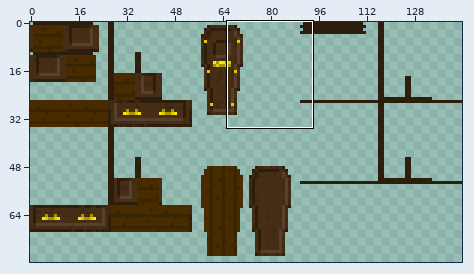
Sprite sheet, stored at src/main/resources/assets/ancientwarfare/textures/model/structure/coffin_6.png. The picture above shows the old version from afar; the outline marks the close-up.
Close-up. Before:
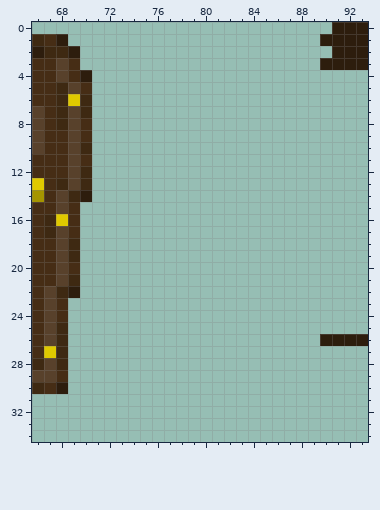
The file is 144x80 pixels. Colours within 5 levels of each other are drawn and written as one. Shown: x 66..93, y 0..34.
Now the later version:
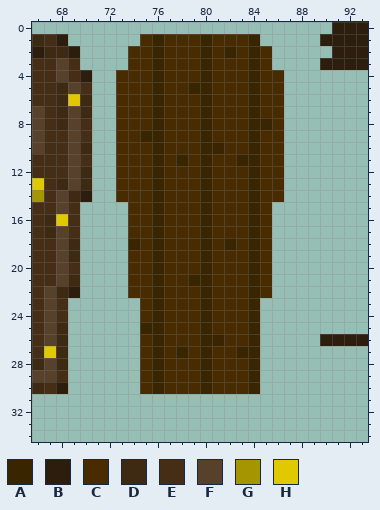
Palette (. is transparent): A #392600  B #2d1d0d  C #482c00  D #3e2912  E #462d15  F #58412b  G #a59500  H #e0c900
Message: Added opening to the coffins and fixed saving/loading
What changed:
@@ x 71..88 @@
  0 ..................
- 1 ..................
- 2 ..................
- 3 ..................
- 4 ..................
- 5 ..................
- 6 ..................
- 7 ..................
- 8 ..................
- 9 ..................
-10 ..................
-11 ..................
-12 ..................
-13 ..................
-14 ..................
-15 ..................
-16 ..................
-17 ..................
-18 ..................
-19 ..................
-20 ..................
-21 ..................
-22 ..................
-23 ..................
-24 ..................
-25 ..................
-26 ..................
-27 ..................
-28 ..................
-29 ..................
-30 ..................
+ 1 ....CACCCACCCA....
+ 2 ...CCACCCACACAC...
+ 3 ...CCACCCACCCAC...
+ 4 ..CCCACCCACCCACC..
+ 5 ..CCCACCAACCCACC..
+ 6 ..CCCACCCACCCACC..
+ 7 ..CCCACCCACCCACC..
+ 8 ..CCCACCCACCCAAC..
+ 9 ..CCAACCCACCCACC..
+10 ..CCCACCCAACCACC..
+11 ..CCCACACACCAACC..
+12 ..CCCACCCACCCACC..
+13 ..CCCACCCACCCACC..
+14 ..CCCACCCACCCACC..
+15 ...CCACCCACCCAC...
+16 ...CCACCCACCCAC...
+17 ...CCACCCACCCAC...
+18 ...ACACCCACACAC...
+19 ...CCACCCACCCAC...
+20 ...CCACCCACCCAC...
+21 ...CCACCAACCCAC...
+22 ...CCACCCACCCAC...
+23 ....CACCCACCCA....
+24 ....CACCCACCCA....
+25 ....AACCCACCCA....
+26 ....CACCCAACCA....
+27 ....CACACACCAA....
+28 ....CACCCACCCA....
+29 ....CACCCACCCA....
+30 ....CACCCACCCA....
 31 ..................
Pixel boxes of the changes (left, top, right, bottom) in both close-ups:
added: (116, 34, 284, 394)
